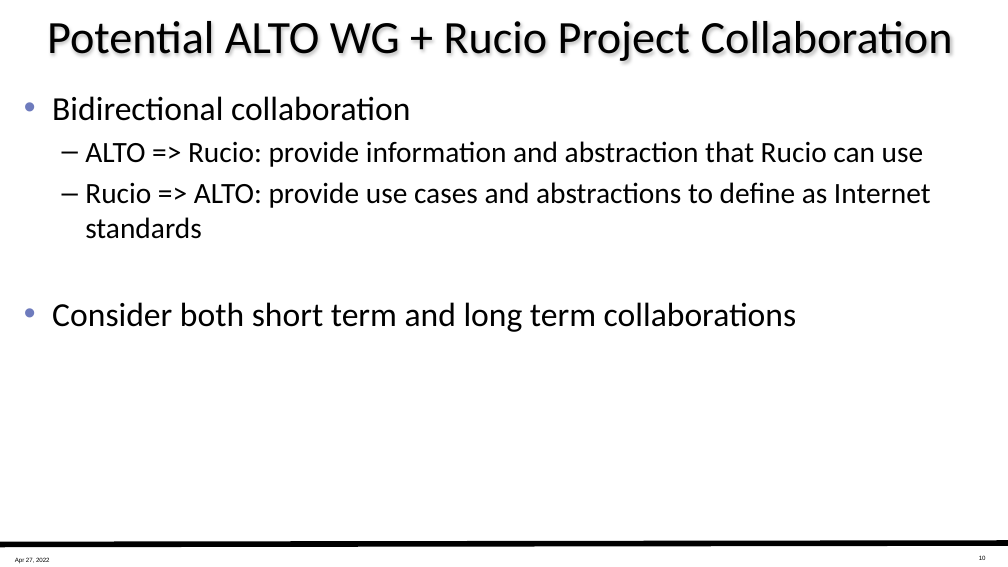
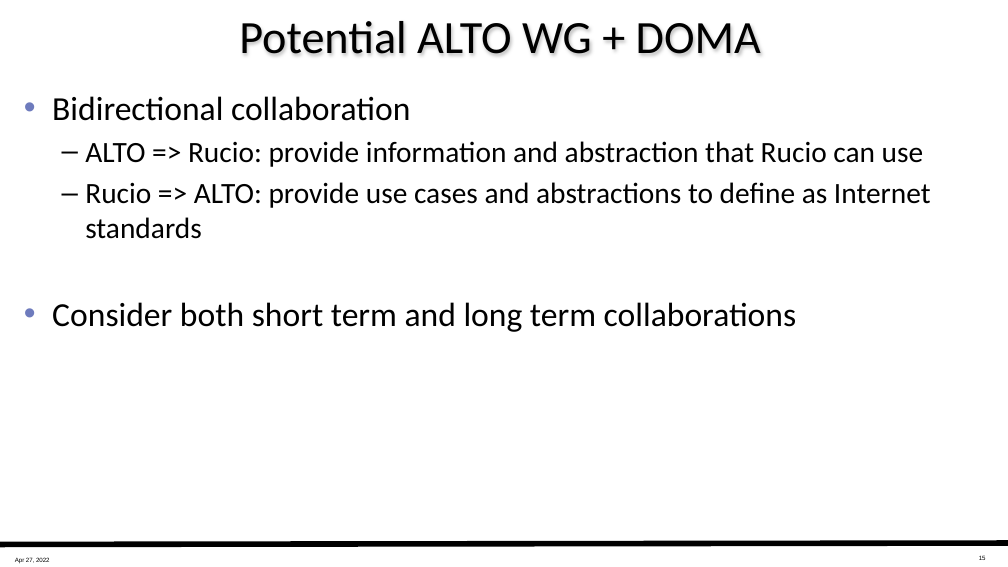
Before and after one commit to ietf-wg-alto/wg-materials, a slide deck: slide 15 of working-documents/wclg-doma/slides-doma-overview-2022-04-27.pptx (slide 10 before the commit). Drawn at 1008x567 pixels with LibreOffice and Linux fonts; fonts in the diff are those of the drawing. Boxes give left, top, right and bottom in pixels: in the first picture for what was removed or moved away, otherwise in the second. Text is boxed around its words. In the diff, an @@ line names an element or a change of style, - is before the commit and + after.

```diff
--- a/working-documents/wclg-doma/slides-doma-overview-2022-04-27.pptx
+++ b/working-documents/wclg-doma/slides-doma-overview-2022-04-27.pptx
@@ title at (239, 21, 761, 55): text changed @@
-Potential ALTO WG + Rucio Project Collaboration
+Potential ALTO WG + DOMA
```
Also in this commit, not shown: 5 other slides changed, 7 slides added, 5 other files.
